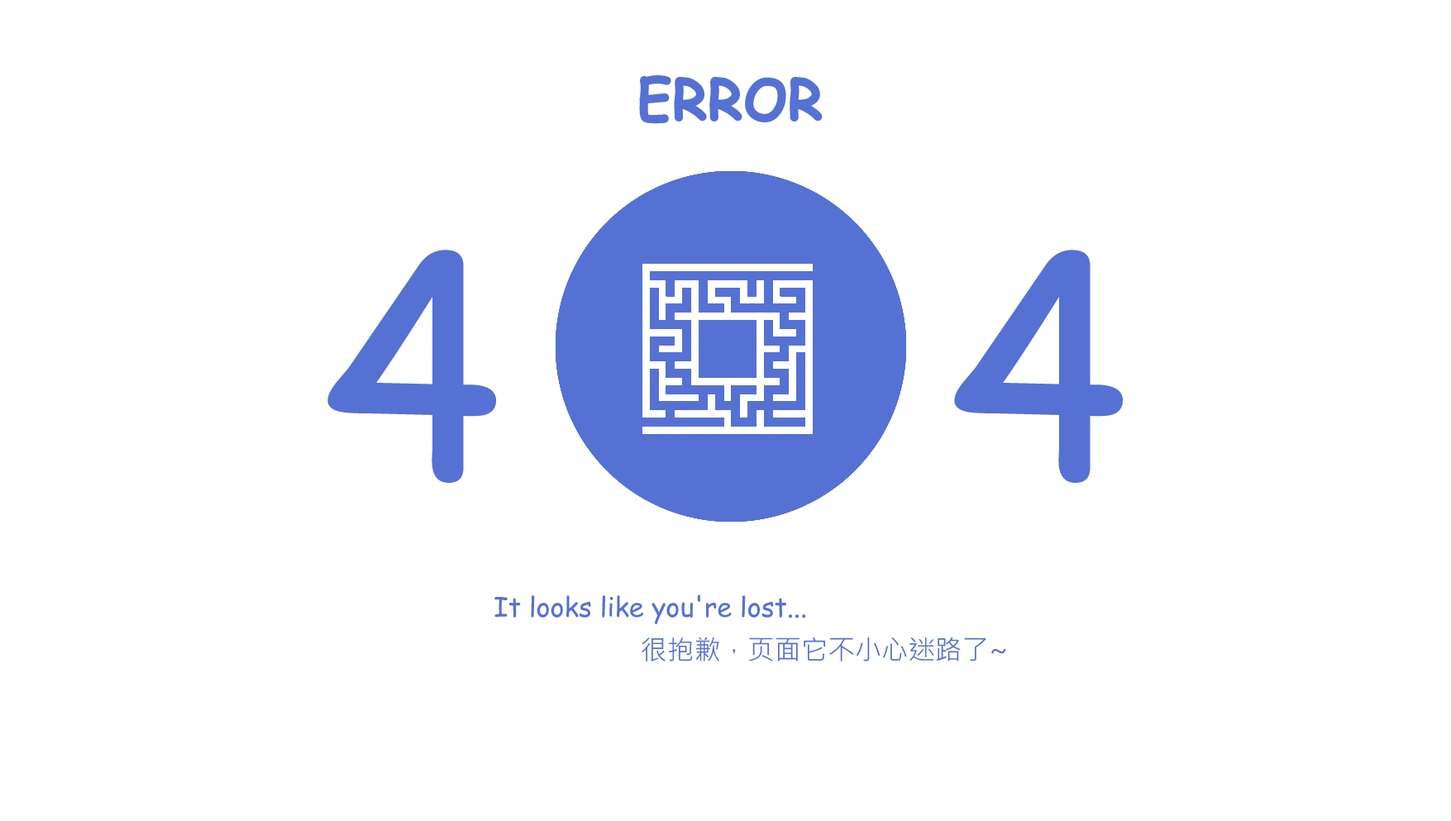
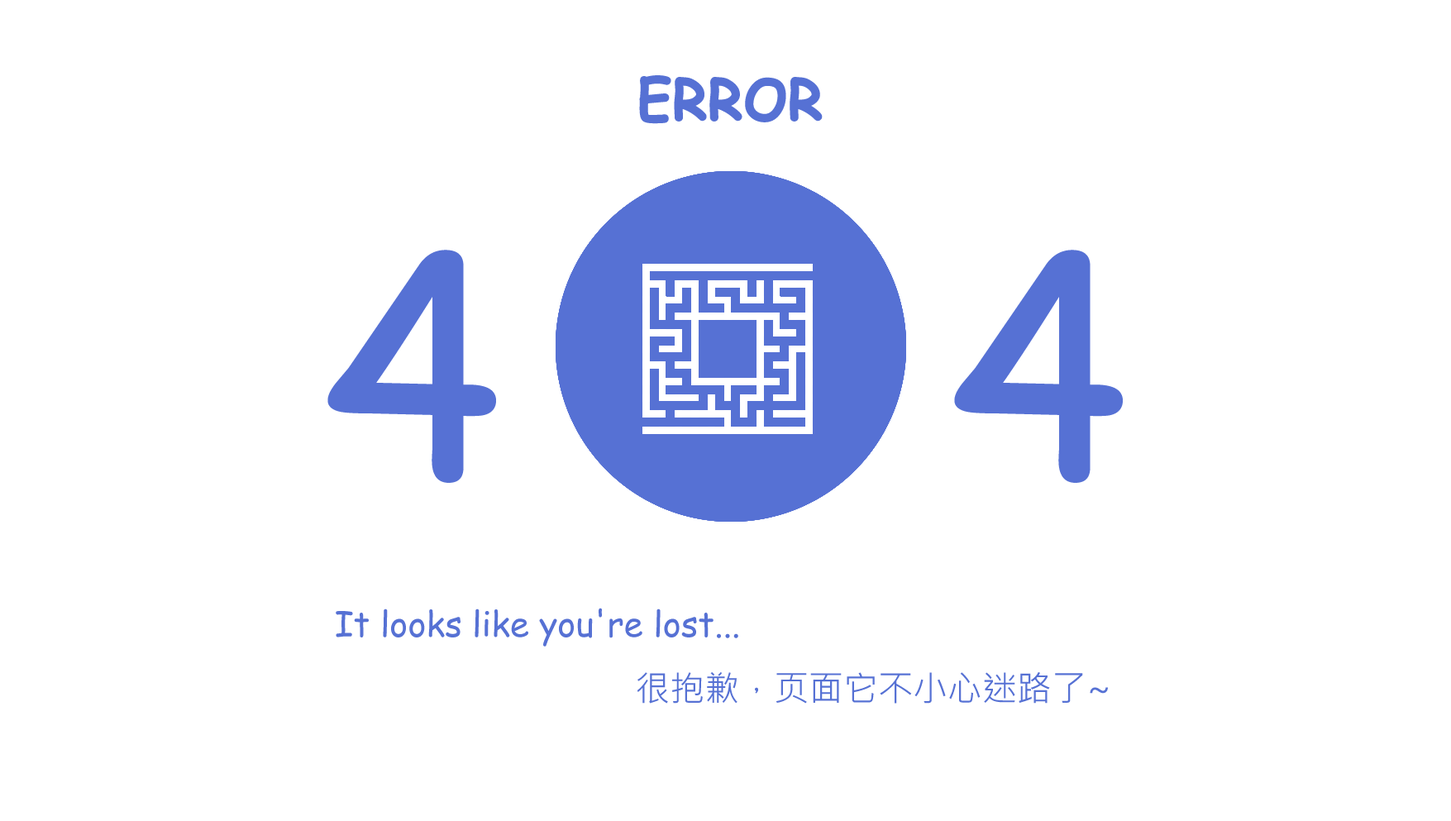
Layer changes from the first 1451 x 821 image to the second:
painted on "很抱歉，页面它不小心迷路了~" over [636, 636, 1108, 704]
painted on "It looks like you're lost..." over [335, 594, 807, 647]
hid "背景" over [335, 594, 1108, 704]
